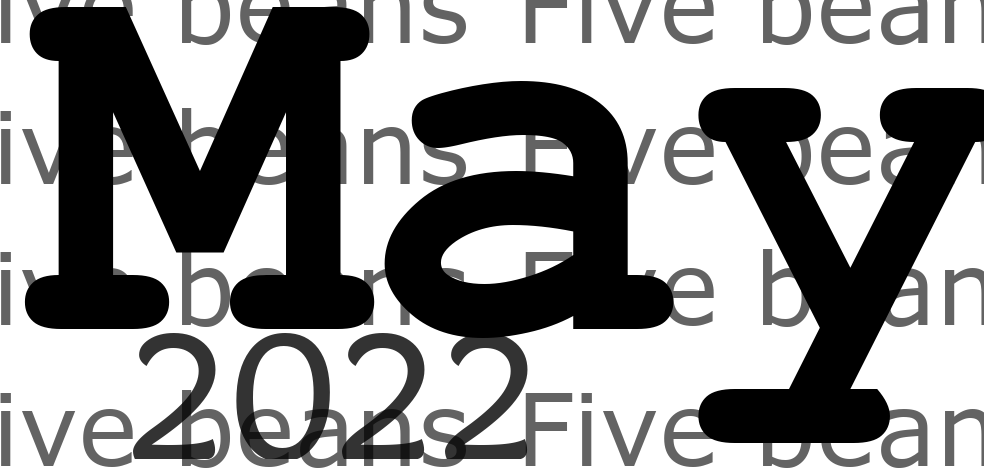
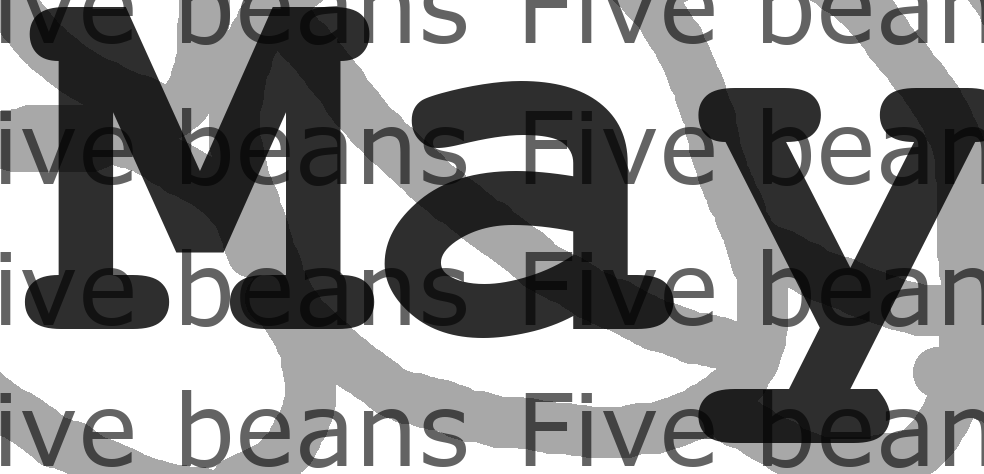
The second 984 x 474 image is a revision of the first. Changes to its layers:
removed layer "2022" (was 80%) over left=133, top=333, right=528, bottom=459
"圖層": opacity 100% → 34%, painted on it over left=0, top=0, right=984, bottom=474
"May": opacity 100% → 82% over left=24, top=7, right=984, bottom=443
